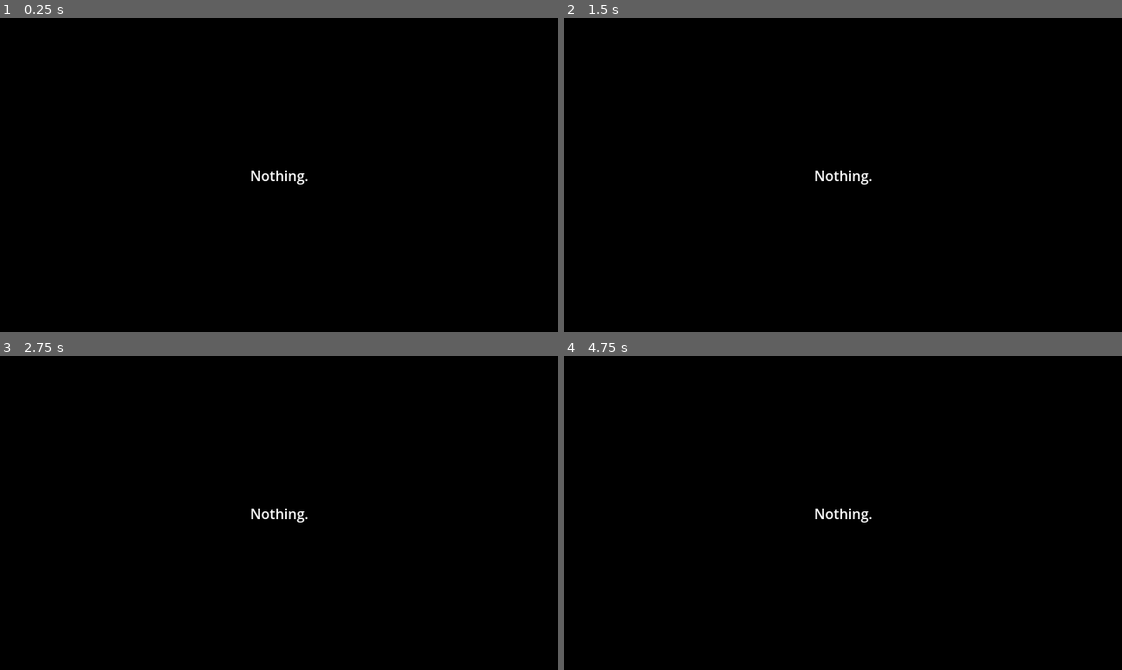
Above: before the commit, frames 1-4 (two rows, left to right).
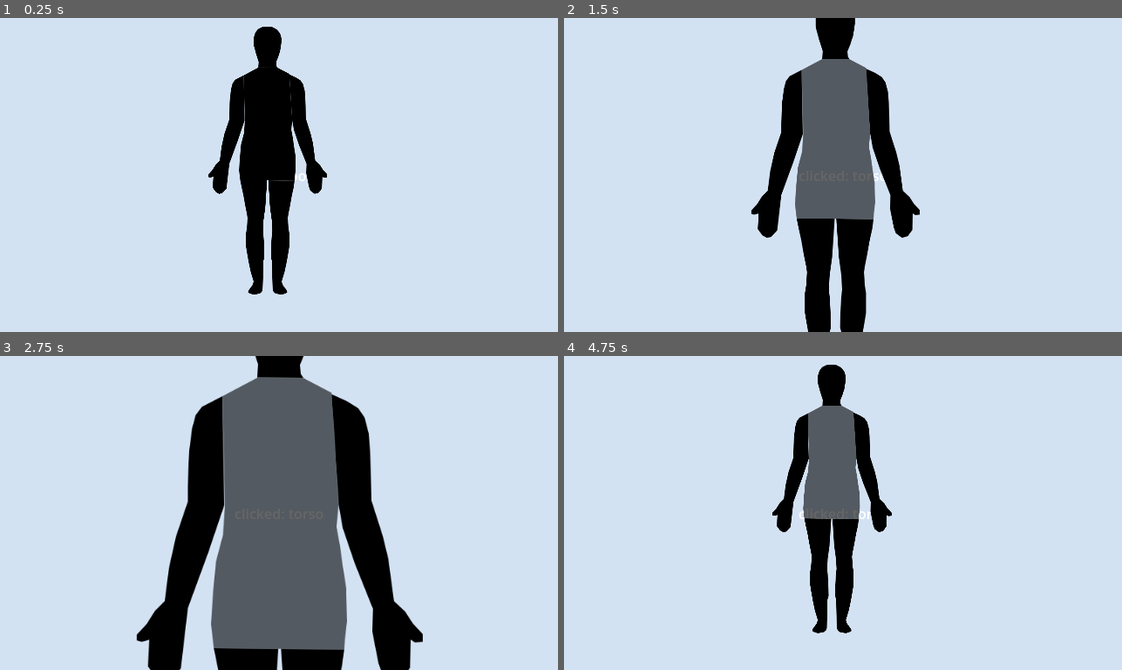
Above: after the commit, the same moments.

Repository: small-SoyBean/help-me-app
Game: Godot game, scene res://scenes/main.tscn
The game is run twice, just before and just after one commit, with the same random seed, the same clock (stepped at 60 frames per second) and the same inputs.
Inputs (mouse positions are in pixels of both pictures, inside the frame that each line leads up to):
- Up to frame 1 (0.25 s): no input
- Up to frame 2 (1.5 s): click (831, 159) at 0.52 s; click (843, 262) at 1.27 s
- Up to frame 3 (2.75 s): click (267, 497) at 2.02 s
- Up to frame 4 (4.75 s): click (843, 600) at 2.77 s; click (831, 497) at 3.52 s; click (843, 600) at 4.27 s

The runs differ from the first frame. In frame 1, 93% of the frame differs, in the area x 0-100%, y 0-100%; in frame 2, 92%; in frame 3, 88%; in frame 4, 95%.

Commit message:
made the body map in godot. Is seperated into arms, legs, torso, and head. Hovering over grays the limb out, selecting a limb zooms in. hell yea

Diff:
--- /dev/null
+++ b/Godot/scenes/body_map.gd
@@ -0,0 +1,71 @@
+class_name BodyMap ##idk why i need this
+extends Control
+
+@export var zoom_level: float = 2.4
+@export var zoom_duration: float = 0.45
+@export var focus_screen_x_ratio: float = 0.5
+
+var _default_pos: Vector2
+var _default_scale: Vector2
+var _focused_part: TextureButton = null ##will probably work on this later
+var _part_centers: Dictionary = {}
+
+## Called when the node enters the scene tree for the first time.
+func _ready() -> void:
+	_default_pos = position
+	_default_scale = scale
+
+
+##call from main.gd during setup to cache each limb's visible pixel center
+func register_part_center(button: TextureButton, image: Image) -> void:
+	var used_rect := Rect2(image.get_used_rect())
+	var tex_size := Vector2(image.get_size())
+	if tex_size.x > 0 and tex_size.y > 0 and used_rect.has_area():
+		_part_centers[button] = used_rect.get_center() / tex_size
+	else:
+		_part_centers[button] = Vector2(0.5,0.5)
+## toggles zoom on the clicked part, but will need to fix for when i implement more body parts
+func toggle_focus(button : TextureButton) -> void:
+	if _focused_part == button:
+		reset_zoom()
+	else:
+		focus_on_part(button)
+
+func focus_on_part(button: TextureButton) -> void:
+	_focused_part = button
+	var normalized_center: Vector2 = _part_centers.get(button, Vector2(0.5,0.5))
+
+	var btn_size := button.size
+	var tex_size := button.texture_normal.get_size() if button.texture_normal else btn_size
+	var scale_ratio := minf(btn_size.x / tex_size.x, btn_size.y / tex_size.y)
+	var drawn_size := tex_size * scale_ratio
+	var drawn_offset := (btn_size - drawn_size) / 2.0
+
+	var limb_local_pos := button.position + drawn_offset + (normalized_center * drawn_size)
+
+	var viewport_size := get_viewport_rect().size
+	var target_screen_point := Vector2(viewport_size.x * focus_screen_x_ratio, viewport_size.y * 0.5)
+	var target_scale := Vector2(zoom_level, zoom_level)
+
+	pivot_offset = Vector2.ZERO
+	var target_pos := target_screen_point - (limb_local_pos * target_scale)
+	print("btn_size: ", btn_size, " | limb_local: ", limb_local_pos, " | target_pos: ", target_pos, " | viewport: ", viewport_size)
+	_animate_to(target_pos, target_scale)
+
+func reset_zoom() -> void:
+	_focused_part = null
+	_animate_to(_default_pos, _default_scale)
+
+func _animate_to(target_pos: Vector2, target_scale: Vector2) -> void:
+	var tween:= create_tween().set_parallel(true).set_trans(Tween.TRANS_CUBIC).set_ease(Tween.EASE_OUT)
+	tween.tween_property(self, "position", target_pos, zoom_duration)
+	tween.tween_property(self, "scale", target_scale, zoom_duration)
+
+func _input(event: InputEvent) -> void:
+	if _focused_part != null:
+		if event is InputEventKey and event.pressed and event.keycode == KEY_ESCAPE:
+			reset_zoom()
+		elif event is InputEventMouseButton and event.pressed and event.button_index == MOUSE_BUTTON_LEFT:
+			# Only reset if the mouse is NOT hovering over any of the body part buttons
+			if get_viewport().gui_get_hovered_control() == null or not (get_viewport().gui_get_hovered_control() is TextureButton):
+				reset_zoom()
--- a/Godot/scenes/main.gd
+++ b/Godot/scenes/main.gd
@@ -1,7 +1,37 @@
 extends Control
+@onready var body_map: Control = $body_map
+const NORMAL_COLOR := Color(1.0, 1.0, 1.0, 1.0) #normal black silhouette
+const HOVER_COLOR := Color(1.0, 1.0, 1.0, 0.6) #white silhouette for hovering
 
 func _ready() -> void:
+	for child in body_map.find_children("*","TextureButton", true, false):
+		if child is TextureButton:
+			_setup_body_part(child)
+			child.self_modulate = NORMAL_COLOR
+			child.pressed.connect(_on_body_part_pressed.bind(child))
+			child.mouse_entered.connect(_on_part_hovered.bind(child, true))
+			child.mouse_exited.connect(_on_part_hovered.bind(child,false))
 	connect_to_react()
+
+#makes a click mask that aligns to the pixels of the body part
+func _setup_body_part(button : TextureButton) -> void:
+	if button.texture_normal:
+		var image := button.texture_normal.get_image()
+		var bitmap := BitMap.new()
+		bitmap.create_from_image_alpha(image)
+		button.texture_click_mask = bitmap
+
+		body_map.register_part_center(button,image)
+#for tha hover color!!!!
+func _on_part_hovered(button: TextureButton, is_hovered: bool) -> void:
+	var target_color_hover := HOVER_COLOR if is_hovered else NORMAL_COLOR
+	var tween_hover := create_tween()
+	tween_hover.tween_property(button, "self_modulate", target_color_hover, .15)
+
+func _on_body_part_pressed(button: TextureButton) -> void:
+	body_map.toggle_focus(button)
+	print("clicked; ", button.name)
+	$Label.text = "clicked: " + button.name #for reactbridge
 
 func connect_to_react() -> void:
 	ReactBridge.message_received.connect(receive_msg)
--- a/Godot/scenes/main.tscn
+++ b/Godot/scenes/main.tscn
@@ -1,6 +1,13 @@
 [gd_scene format=3 uid="uid://155xx7s6y6ta"]
 
 [ext_resource type="Script" uid="uid://dip7g63eww4nu" path="res://scenes/main.gd" id="1_o5qli"]
+[ext_resource type="Script" uid="uid://6chsansipsym" path="res://scenes/body_map.gd" id="2_tipki"]
+[ext_resource type="Texture2D" uid="uid://j8cdmqhy75qm" path="res://leftleg-bodymap.png" id="3_o6xl0"]
+[ext_resource type="Texture2D" uid="uid://mq5rc212r4a1" path="res://head-bodymap.png" id="3_sugp2"]
+[ext_resource type="Texture2D" uid="uid://do16y0r4t3hc8" path="res://rightleg-bodymap.png" id="4_tipki"]
+[ext_resource type="Texture2D" uid="uid://b6erxnvma360u" path="res://torso-bodymap.png" id="5_85g3d"]
+[ext_resource type="Texture2D" uid="uid://rql0b4kyib6u" path="res://leftarm-bodymap.png" id="6_choun"]
+[ext_resource type="Texture2D" uid="uid://bpuw0he2qdbkg" path="res://rightarm-bodymap.png" id="7_ya4ey"]
 
 [node name="Main" type="Control" unique_id=2054655475]
 layout_mode = 3
@@ -10,6 +17,15 @@
 grow_horizontal = 2
 grow_vertical = 2
 script = ExtResource("1_o5qli")
+
+[node name="ColorRect" type="ColorRect" parent="." unique_id=700273787]
+layout_mode = 1
+anchors_preset = 15
+anchor_right = 1.0
+anchor_bottom = 1.0
+grow_horizontal = 2
+grow_vertical = 2
+color = Color(0.8273134, 0.8848549, 0.95448464, 1)
 
 [node name="Label" type="Label" parent="." unique_id=1788597490]
 layout_mode = 1
@@ -24,6 +40,80 @@
 offset_bottom = 11.5
 grow_horizontal = 2
 grow_vertical = 2
-text = "Nothing."
+text = "peekabo."
 horizontal_alignment = 1
 vertical_alignment = 1
+
+[node name="body_map" type="Control" parent="." unique_id=606171947]
+anchors_preset = 0
+offset_left = 200.0
+offset_top = -4.0
+offset_right = 414.0
+offset_bottom = 331.0
+script = ExtResource("2_tipki")
+
+[node name="head_crop" type="TextureButton" parent="body_map" unique_id=1169138861]
+layout_mode = 1
+anchors_preset = 15
+anchor_right = 1.0
+anchor_bottom = 1.0
+grow_horizontal = 2
+grow_vertical = 2
+texture_normal = ExtResource("3_sugp2")
+ignore_texture_size = true
+stretch_mode = 5
+
+[node name="left_leg_crop" type="TextureButton" parent="body_map" unique_id=1181842838]
+layout_mode = 1
+anchors_preset = 15
+anchor_right = 1.0
+anchor_bottom = 1.0
+grow_horizontal = 2
+grow_vertical = 2
+texture_normal = ExtResource("3_o6xl0")
+ignore_texture_size = true
+stretch_mode = 5
+
+[node name="right_leg_crop" type="TextureButton" parent="body_map" unique_id=465429816]
+layout_mode = 1
+anchors_preset = 15
+anchor_right = 1.0
+anchor_bottom = 1.0
+grow_horizontal = 2
+grow_vertical = 2
+texture_normal = ExtResource("4_tipki")
+ignore_texture_size = true
+stretch_mode = 5
+
+[node name="torso" type="TextureButton" parent="body_map" unique_id=504633444]
+layout_mode = 1
+anchors_preset = 15
+anchor_right = 1.0
+anchor_bottom = 1.0
+grow_horizontal = 2
+grow_vertical = 2
+texture_normal = ExtResource("5_85g3d")
+ignore_texture_size = true
+stretch_mode = 5
+
+[node name="left_arm_crop" type="TextureButton" parent="body_map" unique_id=1783732346]
+layout_mode = 1
+anchors_preset = 15
+anchor_right = 1.0
+anchor_bottom = 1.0
+grow_horizontal = 2
+grow_vertical = 2
+texture_normal = ExtResource("6_choun")
+ignore_texture_size = true
+stretch_mode = 5
+
+[node name="right_arm_crop" type="TextureButton" parent="body_map" unique_id=920914459]
+layout_mode = 1
+anchors_preset = 15
+anchor_right = 1.0
+anchor_bottom = 1.0
+grow_horizontal = 2
+grow_vertical = 2
+texture_normal = ExtResource("7_ya4ey")
+ignore_texture_size = true
+stretch_mode = 5
Binary file added: Godot/head-bodymap.png
Not shown, added: Godot/head-bodymap.png.import
Binary file added: Godot/human_silhouette_project.png
Not shown, added: Godot/human_silhouette_project.png.import
Binary file added: Godot/leftarm-bodymap.png
Not shown, added: Godot/leftarm-bodymap.png.import
Binary file added: Godot/leftleg-bodymap.png
Not shown, added: Godot/leftleg-bodymap.png.import
Binary file added: Godot/rightarm-bodymap.png
Not shown, added: Godot/rightarm-bodymap.png.import
Binary file added: Godot/rightleg-bodymap.png
Not shown, added: Godot/rightleg-bodymap.png.import
(and 3 more such lines)
